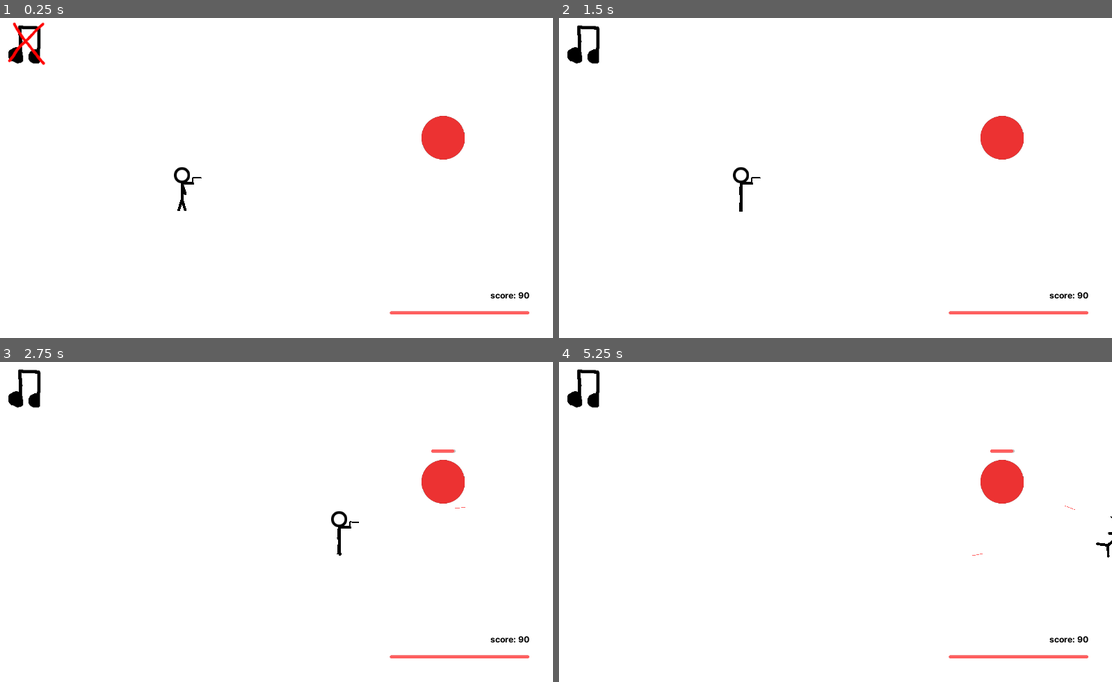
Above: before the commit, frames 1-4 (two rows, left to right).
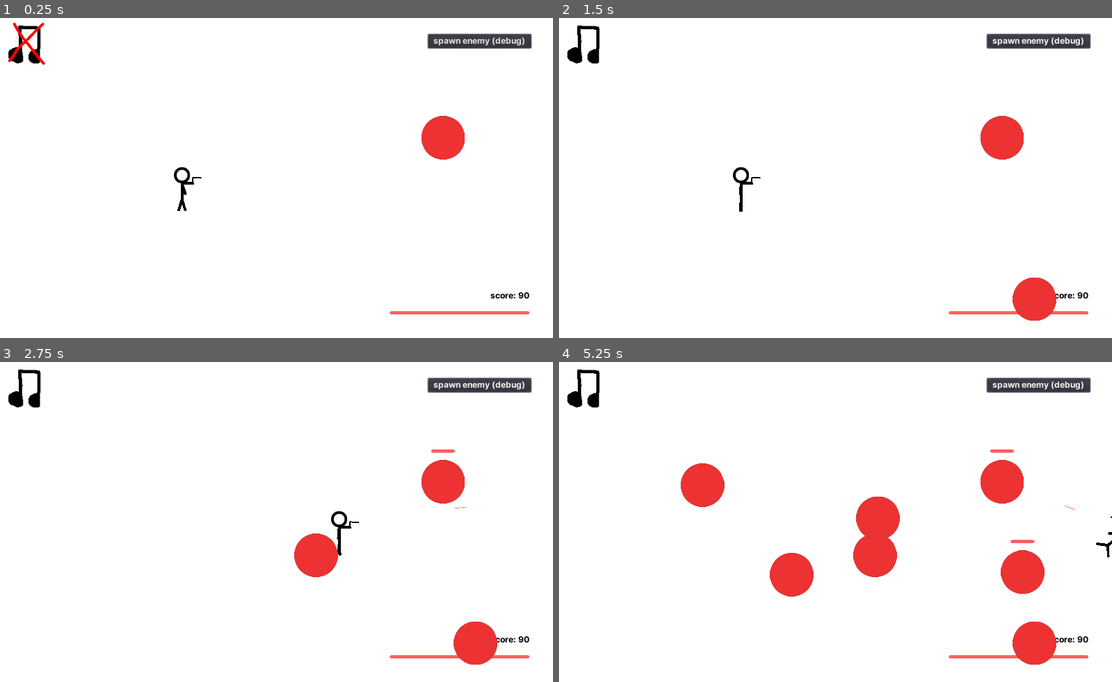
Above: after the commit, the same moments.

Repository: illogicalapple/stickmaniac
Game: Godot game, scene res://Root.tscn
The game is run twice, just before and just after one commit, with the same random seed, the same clock (stepped at 60 frames per second) and the same inputs.
Inputs (mouse positions are in pixels of both pictures, inside the frame that each line leads up to):
- Up to frame 1 (0.25 s): no input
- Up to frame 2 (1.5 s): click (1040, 40) at 0.5 s, where only the run after the commit has a clickable "spawn enemy (debug)"; click (586, 40) at 1.25 s
- Up to frame 3 (2.75 s): tap Enter at 2 s; move the mouse to (398, 502) at 2.02 s; hold Right (ui_right) from 2.03 s (still down); hold Space (pew_pew) from 2.03 s (still down)
- Up to frame 4 (5.25 s): move the mouse to (724, 534) at 2.77 s; release Right (ui_right) at 2.78 s; release Space (pew_pew) at 2.78 s; hold Down (ui_down) 2.78-3.53 s; tap Space (pew_pew) at 2.85, 4.35 s; move the mouse to (890, 448) at 3.52 s; hold Right (ui_right) 3.53-4.28 s; hold Space (pew_pew) 3.53-4.28 s; move the mouse to (807, 582) at 4.27 s; hold Up (ui_up) 4.28-5.03 s; tap Enter at 5 s; move the mouse to (1001, 566) at 5.02 s; hold Left (ui_left) from 5.03 s (still down); hold Space (pew_pew) from 5.03 s (still down)

The runs differ from the first frame. In frame 1, 0.9% of the frame differs, in the area x 77-97%, y 4-10%; in frame 2, 1.7%; in frame 3, 2.6%; in frame 4, 6.1%, in the area x 22-97%, y 4-95%.

Commit message:
add enemy spawning
spawn a few enemies (stormlight look at your dms)

Diff:
--- a/ui/GUI.gd
+++ b/ui/GUI.gd
@@ -1,10 +1,16 @@
 extends Control
+
+var enemy = preload("res://enemy/Enemy.tscn") # DEBUG, ADD TO SPAWNER
+var rng = RandomNumberGenerator.new() # DEBUG, ADD TO SPAWNER
+var screen_size # DEBUG, ADD TO SPAWNER
 
 onready var root = get_tree().current_scene
 
 signal music_toggled
 
 func _ready():
+	screen_size = get_viewport_rect().size # DEBUG, ADD TO SPAWNER
+	rng.randomize() # DEBUG, ADD TO SPAWNER
 	root.get_node("Stickmin").connect("damage", self, "_on_damage")
 
 func _on_damage(amount):
@@ -12,3 +18,12 @@
 
 func _on_MusicToggled_pressed():
 	emit_signal("music_toggled")
+
+func spawn_enemy(): # DEBUG, ADD TO SPAWNER
+	var enemy_size = Vector2(100, 100) # DEBUG, ADD TO SPAWNER
+	var enemy_instance = enemy.instance() # DEBUG, ADD TO SPAWNER
+	enemy_instance.position = Vector2(rng.randf_range(enemy_size.x / 2, screen_size.x - enemy_size.x / 2), rng.randf_range(enemy_size.y / 2 + 30, screen_size.y - enemy_size.y / 2)) # DEBUG, ADD TO SPAWNER
+	get_tree().get_root().add_child(enemy_instance) # DEBUG, ADD TO SPAWNER
+
+func _on_SpawnEnemy_pressed(): # DEBUG
+	spawn_enemy() # DEBUG
--- a/ui/GUI.tscn
+++ b/ui/GUI.tscn
@@ -77,4 +77,14 @@
 icon = SubResource( 5 )
 flat = true
 
+[node name="SpawnEnemy" type="Button" parent="."]
+anchor_left = 1.0
+anchor_right = 1.0
+margin_left = -230.0
+margin_top = 40.0
+margin_right = -40.0
+margin_bottom = 66.0
+text = "spawn enemy (debug)"
+
 [connection signal="pressed" from="MusicToggled" to="." method="_on_MusicToggled_pressed"]
+[connection signal="pressed" from="SpawnEnemy" to="." method="_on_SpawnEnemy_pressed"]
